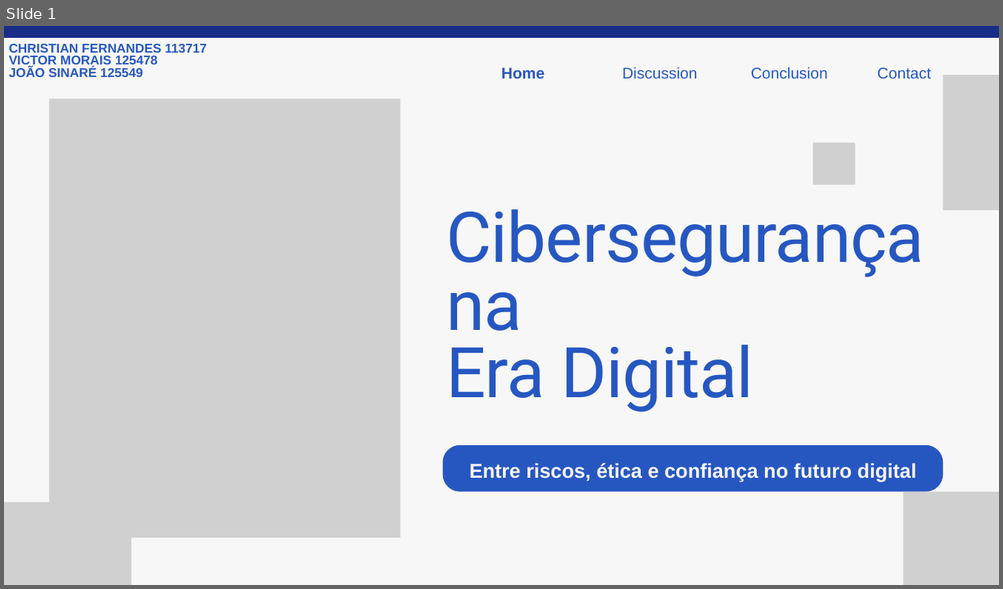
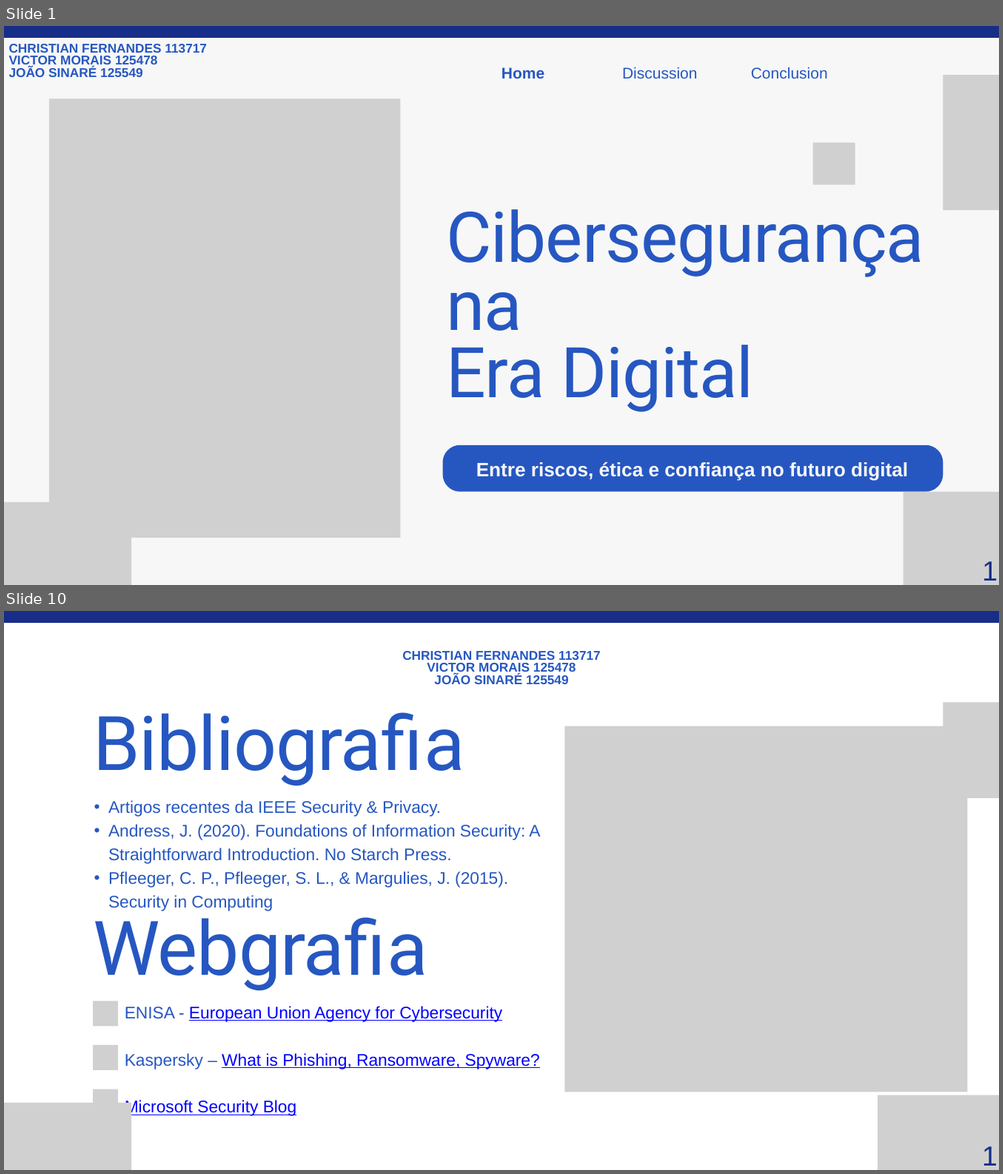
Before and after one commit to V1CT0R-06/ECT_2ano, a slide deck: TCA/Blue and White Illustrative Cyber Security Presentation.pptx. Shown one above the other, each under a label of ours: slide 1 before the commit, slides 1 and 10 after it; the slides between them are not shown. The pictures are 1003x589 and 1003x1174 pixels, drawn with LibreOffice and Linux fonts; fonts in the diff are those of the drawing; grey boxes stand for pictures. Boxes give left, top, right and bottom in pixels: in the first picture for what was removed or moved away, otherwise in the second. Text is boxed around its words. In the diff, an @@ line names an element or a change of style, - is before the commit and + after.

```diff
--- a/TCA/Blue and White Illustrative Cyber Security Presentation.pptx
+++ b/TCA/Blue and White Illustrative Cyber Security Presentation.pptx
@@ slide 10 added at box(4, 611, 999, 1170), background #FFFFFF @@
@@ freeform shape added at box(4, 611, 999, 622), fill #182D88 @@
@@ text added at box(402, 651, 600, 684), 18.5 pt, text #2657C1, bold @@
+CHRISTIAN FERNANDES 113717
+VICTOR MORAIS 125478
+JOÃO SINARÉ 125549
@@ text added at box(93, 712, 465, 786), 109.2 pt, text #2657C1 @@
+Bibliografia
@@ picture added at box(943, 702, 999, 798) @@
@@ picture added at box(564, 726, 967, 1092) @@
@@ text added at box(108, 800, 540, 911), 24.4 pt, text #2657C1 @@
+  • Artigos recentes da IEEE Security & Privacy.
+  • Andress, J. (2020). Foundations of Information Security: A Straightforward Introduction. No Starch Press.
+  • Pfleeger, C. P., Pfleeger, S. L., & Margulies, J. (2015). Security in Computing
@@ text added at box(93, 906, 428, 991), 109.2 pt, text #2657C1 @@
+Webgrafia
@@ picture added at box(93, 1002, 118, 1026) @@
@@ text added at box(125, 1006, 540, 1116), 24.4 pt, text #0000FF, underline @@
+ENISA - European Union Agency for Cybersecurity
+Kaspersky – What is Phishing, Ransomware, Spyware?
+Microsoft Security Blog
@@ picture added at box(93, 1045, 118, 1071) @@
@@ picture added at box(93, 1089, 118, 1114) @@
@@ picture added at box(877, 1096, 999, 1170) @@
@@ picture added at box(4, 1103, 131, 1170) @@
@@ picture added at box(15, 1126, 105, 1159) @@
@@ text added at box(967, 1133, 997, 1170), 40 pt, text #182D88 @@
+10
@@ slide 1 changed as well @@
@@ text removed at box(877, 67, 930, 79) @@
-Contact
@@ text "Entre riscos, ética e confiança ..." at box(476, 462, 908, 480): size 29 to 28 pt; line spacing 40.6pt to 39.2pt @@
@@ text added at box(982, 562, 997, 581), 40 pt, text #182D88 @@
+1
```
Also in this commit, not shown: 8 other slides added, 14 slides removed, 10 other files.
